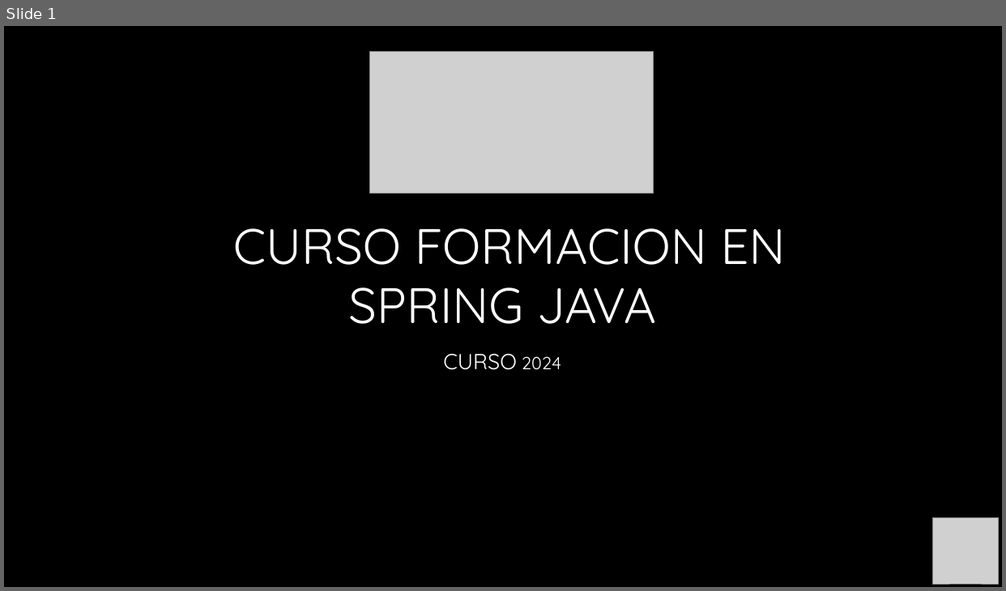
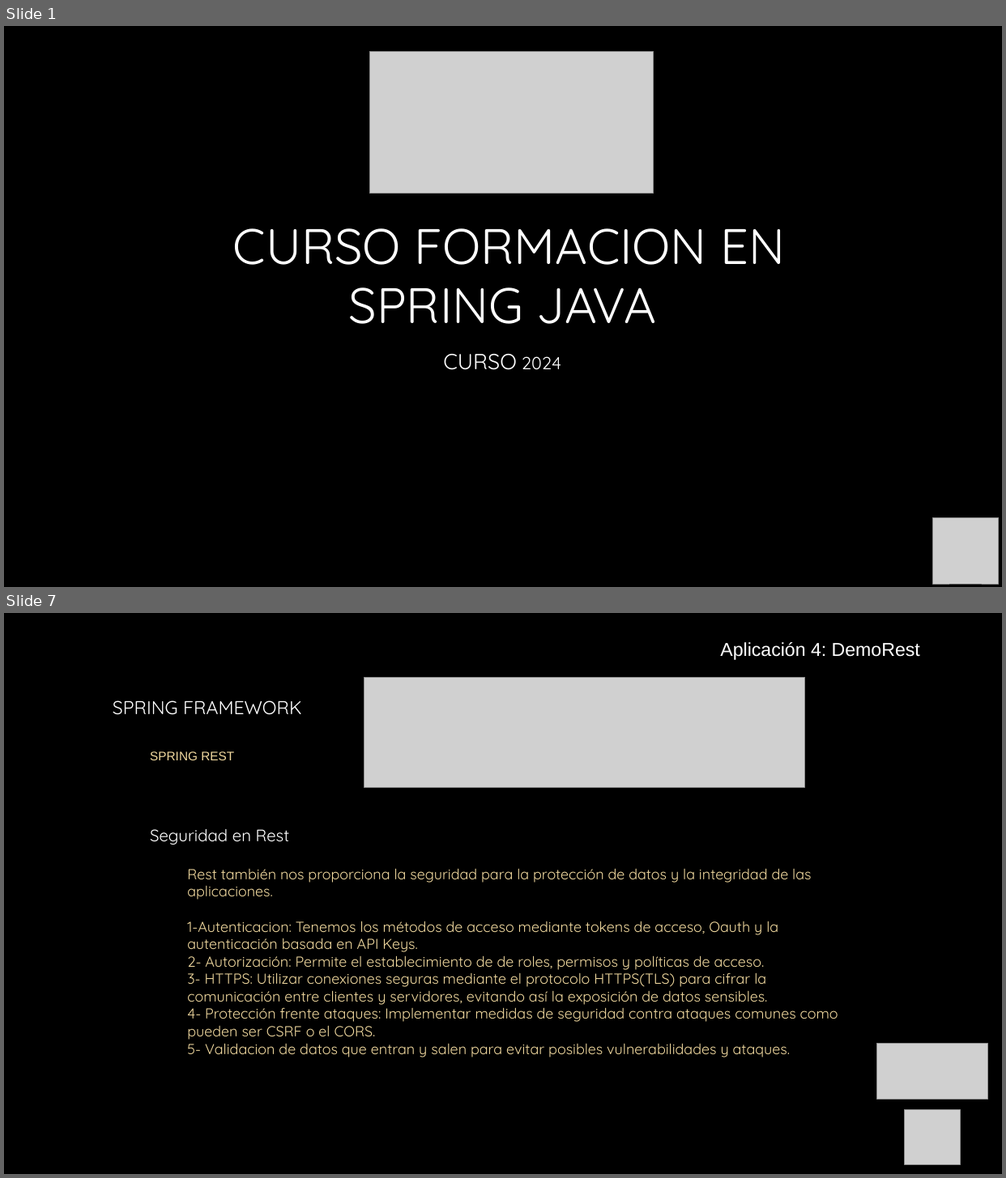
Before and after one commit to AntonioPardoRuiz/cursoSpring, a slide deck: Unidad 12- Spring Rest.pptx. Shown one above the other, each under a label of ours: slide 1 before the commit, slides 1 and 7 after it; the slides between them are not shown. The pictures are 1006x591 and 1006x1178 pixels, drawn with LibreOffice and Linux fonts; fonts in the diff are those of the drawing; grey boxes stand for pictures; background and template pictures are left out. Boxes give left, top, right and bottom in pixels: in the first picture for what was removed or moved away, otherwise in the second. Text is boxed around its words. In the diff, an @@ line names an element or a change of style, - is before the commit and + after.

Commit message:
Añadimos Spring Rest

```diff
--- a/Unidad 12- Spring Rest.pptx
+++ b/Unidad 12- Spring Rest.pptx
@@ slide 7 added at [4,613,1002,1174], background picture (left out) @@
@@ text added at [720,642,920,660], 18 pt, text #FFFFFF @@
+  Aplicación 4: DemoRest
@@ picture added at [364,677,805,787] @@
@@ text added at [113,700,838,1058], 14 pt, text #F1D99F @@
+SPRING FRAMEWORK
+  SPRING REST
+  Seguridad en Rest
+    Rest también nos proporciona la seguridad para la protección de datos y la integridad de las aplicaciones.
+    1-Autenticacion: Tenemos los métodos de acceso mediante tokens de acceso, Oauth y la autenticación basada en API Keys.
+    2- Autorización: Permite el establecimiento de de roles, permisos y políticas de acceso.
+    3- HTTPS: Utilizar conexiones seguras mediante el protocolo HTTPS(TLS) para cifrar la comunicación entre clientes y servidores, evitando así la exposición de datos sensibles.
+    4- Protección frente ataques: Implementar medidas de seguridad contra ataques comunes como pueden ser CSRF o el CORS.
+    5- Validacion de datos que entran y salen para evitar posibles vulnerabilidades y ataques.
@@ picture added at [877,1044,987,1100] @@
@@ picture added at [905,1110,960,1165] @@
```
Also in this commit, not shown: 2 slides changed, 36 other slides added, 28 slides removed, 16 other files.
